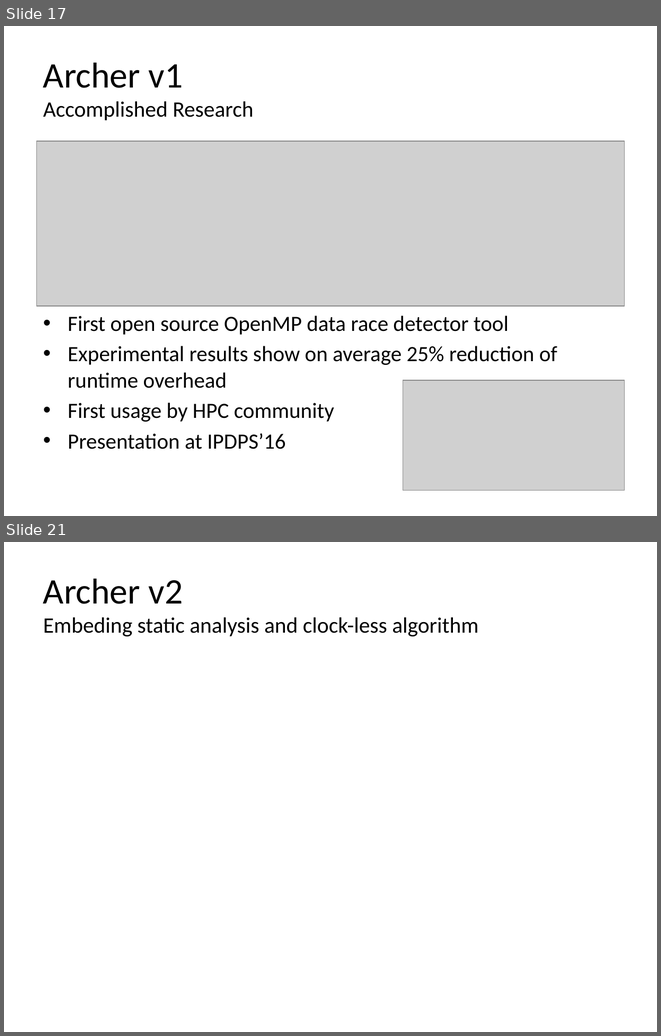
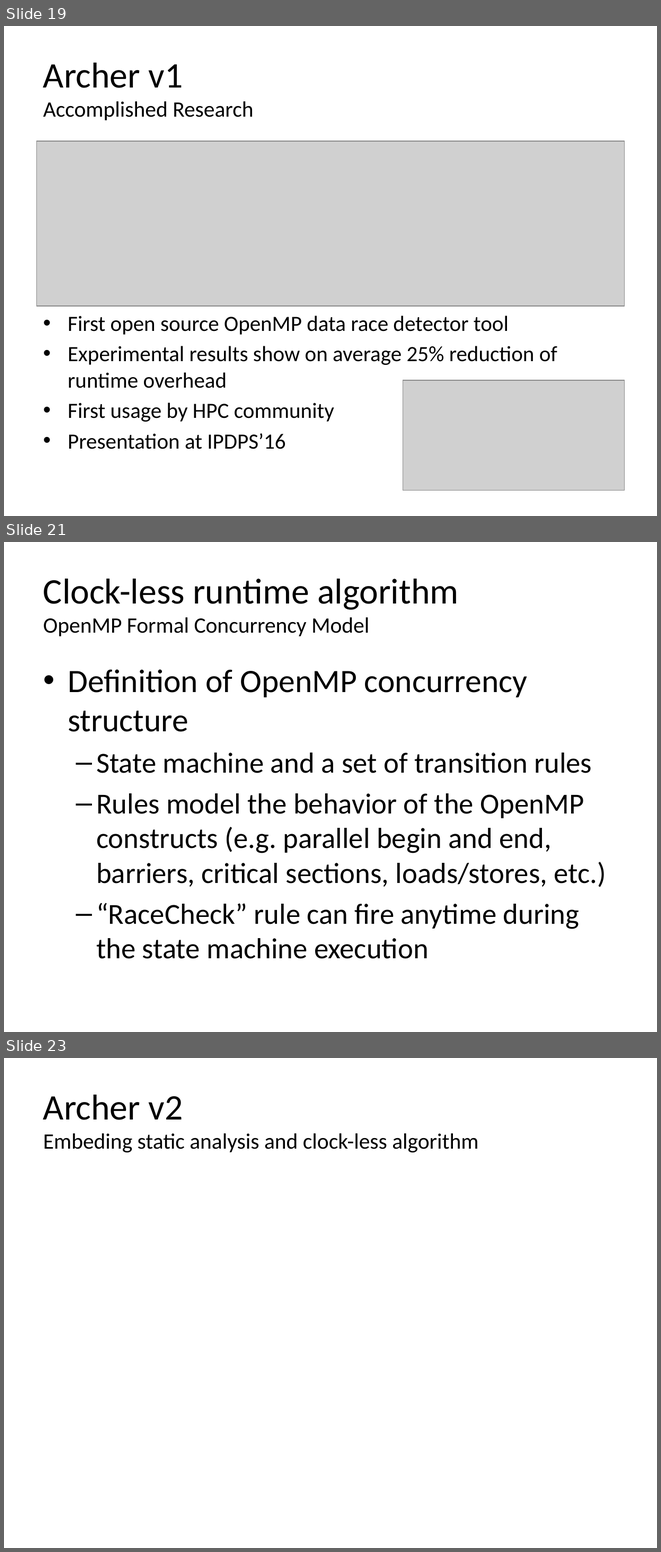
Before and after one commit to simoatze/oral_qualifier, a slide deck: presentation/presentation.pptx. Shown one above the other, each under a label of ours: slides 17 and 21 before the commit, slides 19, 21 and 23 after it; the slides between them are not shown. The pictures are 661x1036 and 661x1552 pixels, drawn with LibreOffice and Linux fonts; fonts in the diff are those of the drawing; grey boxes stand for pictures. Boxes give left, top, right and bottom in pixels: in the first picture for what was removed or moved away, otherwise in the second. Text is boxed around its words. In the diff, an @@ line names an element or a change of style, - is before the commit and + after.

```diff
--- a/presentation/presentation.pptx
+++ b/presentation/presentation.pptx
@@ slide 21 added at (4,542,657,1032), background #FFFFFF @@
@@ title added at (43,579,459,636), 24.3 pt, text #000000 @@
+Clock-less runtime algorithm
+OpenMP Formal Concurrency Model
@@ text added at (68,669,606,959), 32 pt, text #000000 @@
+• Definition of OpenMP concurrency structure
+  – State machine and a set of transition rules
+  – Rules model the behavior of the OpenMP constructs (e.g. parallel begin and end, barriers, critical sections, loads/stores, etc.)
+  – “RaceCheck” rule can fire anytime during the state machine execution
@@ what was slide 17 is now slide 19 @@
@@ what was slide 21 is now slide 23 @@
```
Also in this commit, not shown: 2 slides changed, 1 other slide added, 1 other file.
